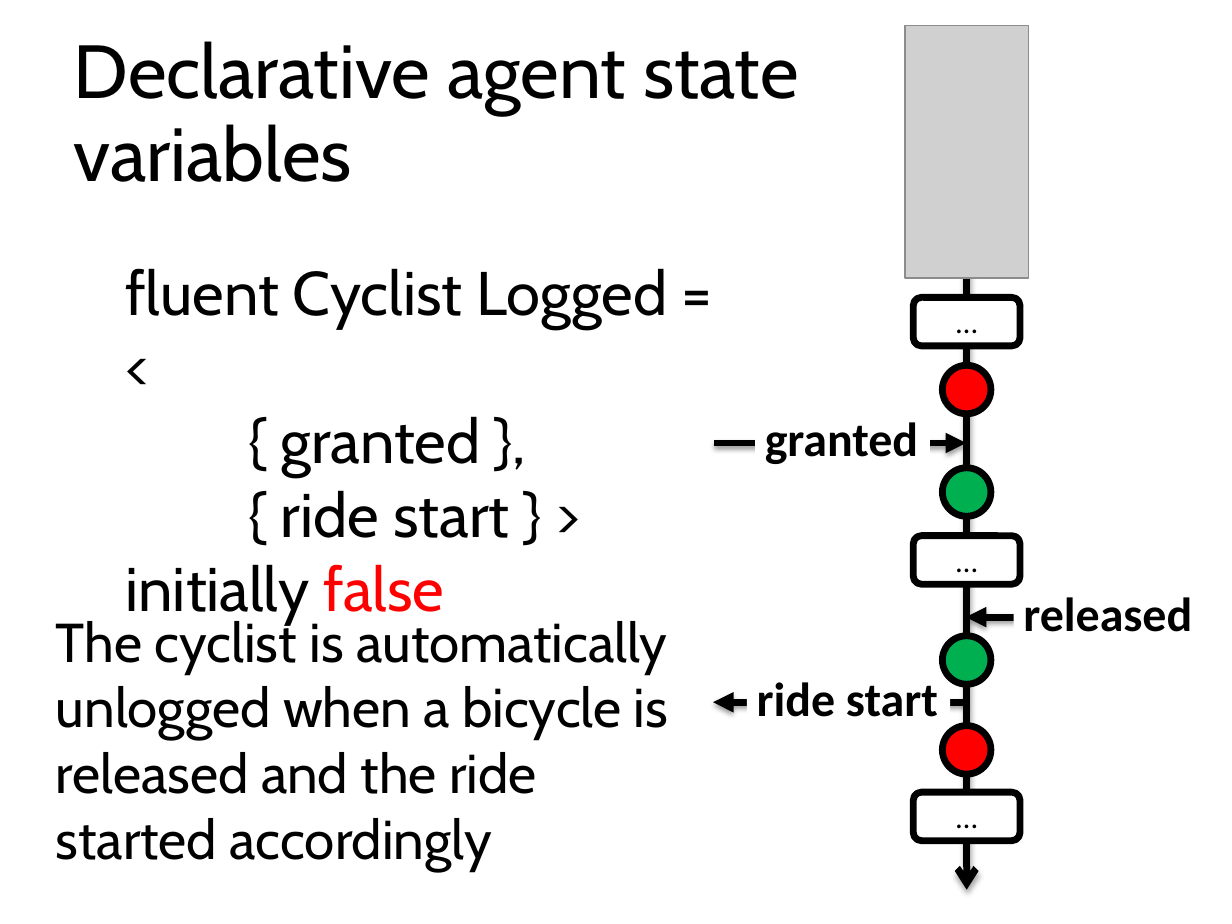
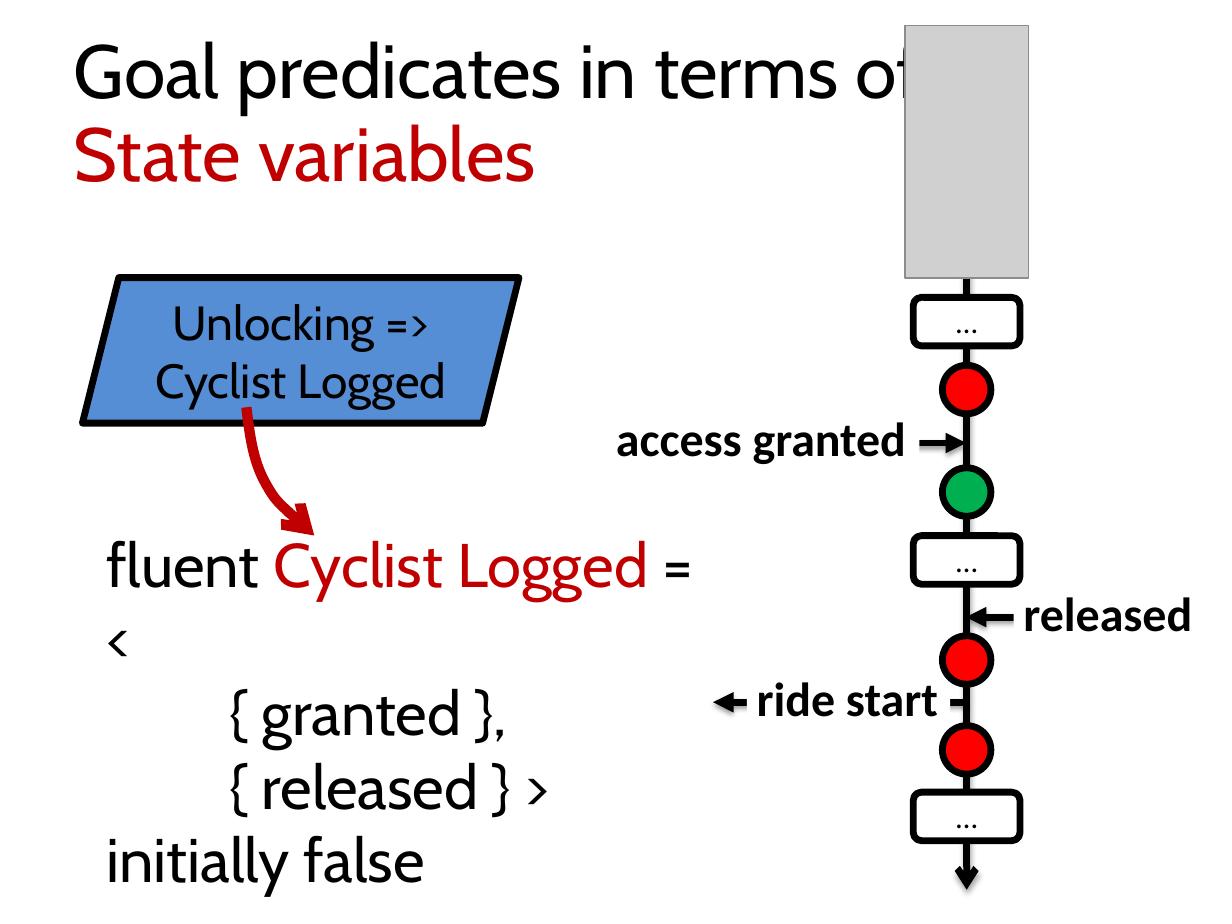
Before and after one commit to blambeau/phd, a slide deck: slide 28 of public-defense/slides.pptx (slide 26 before the commit). Drawn at 1232x924 pixels with LibreOffice and Linux fonts; fonts in the diff are those of the drawing; grey boxes stand for pictures. Boxes give left, top, right and bottom in pixels: in the first picture for what was removed or moved away, otherwise in the second. Text is boxed around its words. In the diff, an @@ line names an element or a change of style, - is before the commit and + after.

```diff
--- a/public-defense/slides.pptx
+++ b/public-defense/slides.pptx
@@ title at bbox=[74, 35, 922, 182]: text changed @@
-Declarative agent state
-variables
+Goal predicates in terms of
+State variables
@@ parallelogram added at bbox=[83, 277, 519, 423], fill #558ED5, outline #000000 4 pt, 28 pt, text #000000 @@
+Unlocking => Cyclist Logged
@@ freeform shape added at bbox=[246, 408, 314, 536], outline #C00000 6 pt @@
@@ text at bbox=[616, 422, 906, 464]: text changed @@
-granted
+access granted
@@ text "fluent Cyclist Logged = <": place and size @@
-text "fluent Cyclist Logged = <" at bbox=[125, 268, 667, 625]
+text "fluent Cyclist Logged = <" at bbox=[106, 535, 648, 897]
@@ text at bbox=[106, 535, 648, 601]: text colour #000000 to #C00000 in "Cyclist Logged" @@
@@ text removed at bbox=[56, 615, 668, 871] @@
-The cyclist is automatically
-unlogged when a bicycle is released and the ride started accordingly
@@ ellipse at bbox=[942, 636, 991, 684]: fill #00B050 to #FF0000 @@
@@ text at bbox=[106, 762, 478, 897]: text changed @@
-{ ride start } >
-initially false
+{ released } >
+initially false
```
Also in this commit, not shown: 44 other slides changed, 14 slides added, 8 slides removed, 9 other files.
